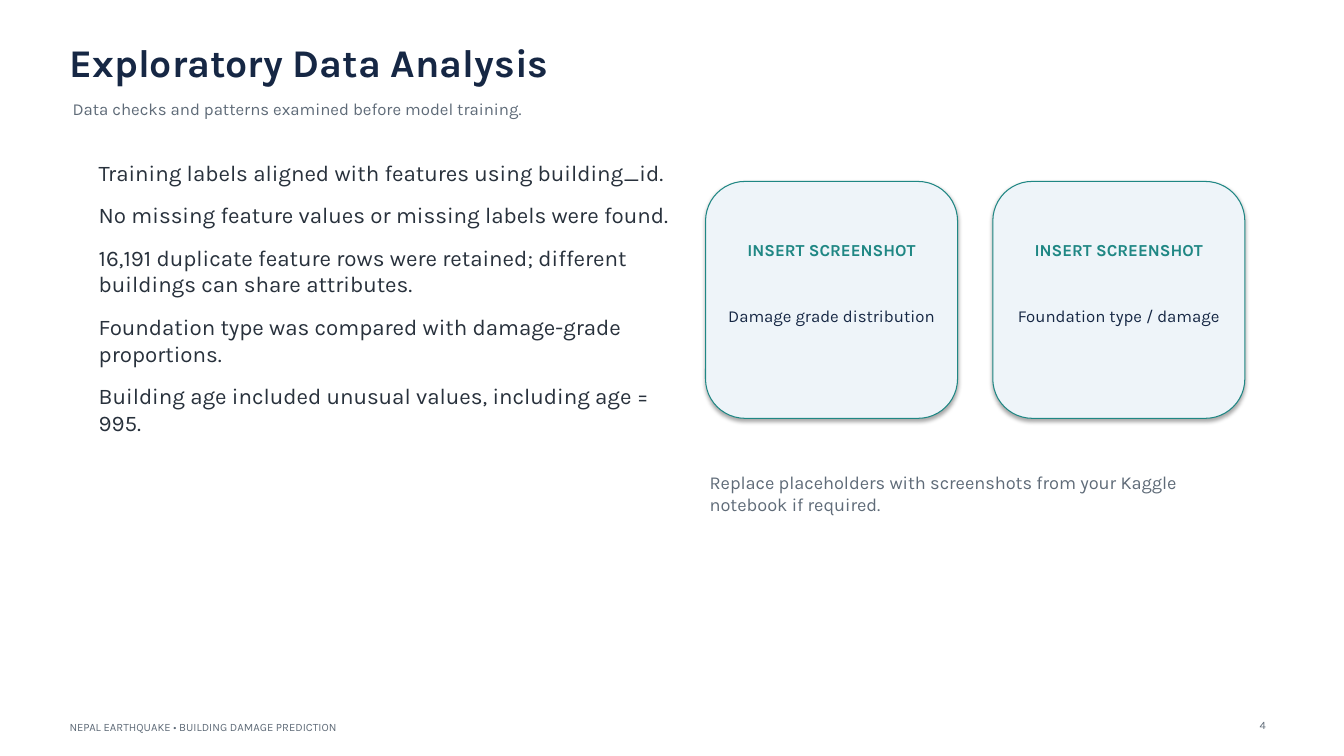
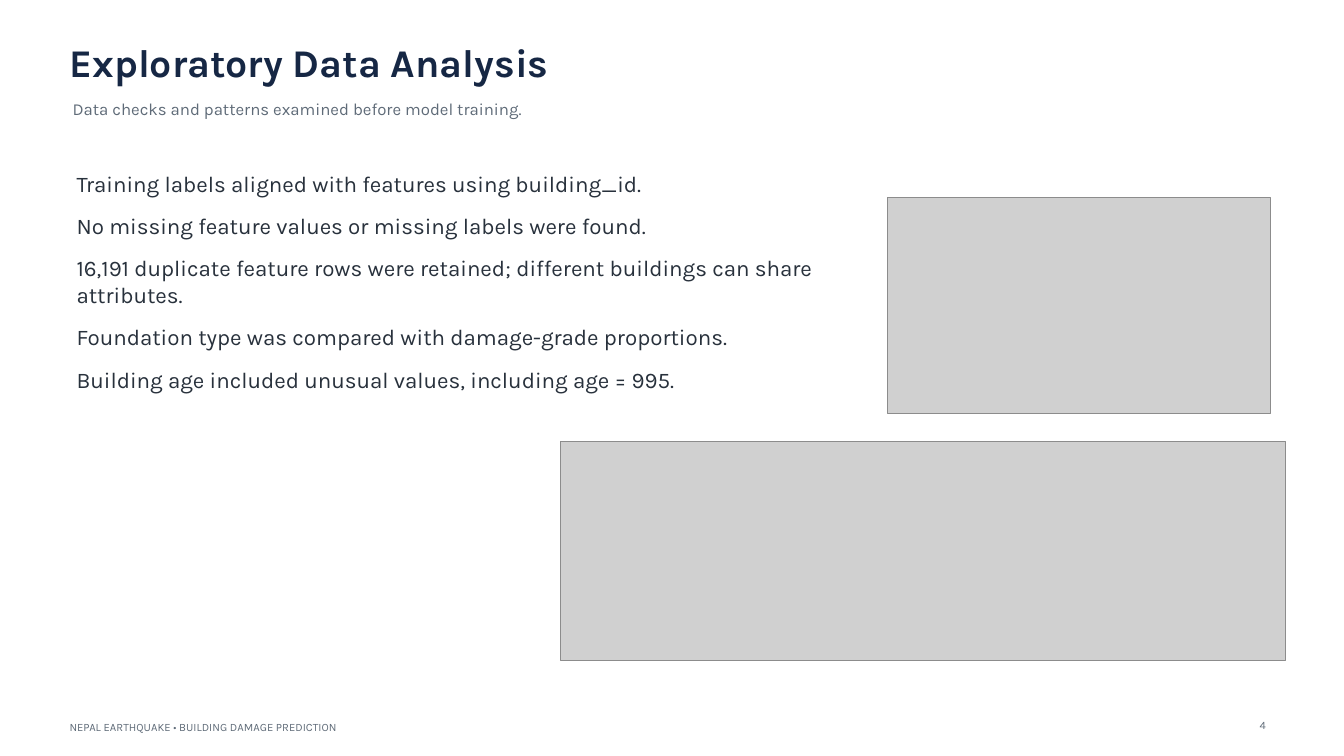
Before and after one commit to GGO4411/ML_Miniproject, a slide deck: slide 4 of Presentation.pptx. Drawn at 1344x756 pixels with LibreOffice and Linux fonts; fonts in the diff are those of the drawing; grey boxes stand for pictures. Boxes give left, top, right and bottom in pixels: in the first picture for what was removed or moved away, otherwise in the second. Text is boxed around its words. In the diff, an @@ line names an element or a change of style, - is before the commit and + after.

```diff
--- a/Presentation.pptx
+++ b/Presentation.pptx
@@ text "Training labels aligned with features ..." rewrapped from (x1=99, y1=165, x2=668, y2=432) to (x1=77, y1=176, x2=812, y2=394) @@
@@ rounded rectangle removed at (x1=706, y1=181, x2=958, y2=418) @@
@@ picture added at (x1=888, y1=198, x2=1270, y2=413) @@
@@ rounded rectangle removed at (x1=993, y1=181, x2=1245, y2=418) @@
@@ text removed at (x1=747, y1=245, x2=916, y2=257) @@
-INSERT SCREENSHOT
@@ text removed at (x1=1035, y1=245, x2=1203, y2=257) @@
-INSERT SCREENSHOT
@@ text removed at (x1=728, y1=310, x2=935, y2=326) @@
-Damage grade distribution
@@ text removed at (x1=1018, y1=310, x2=1219, y2=326) @@
-Foundation type / damage
@@ picture added at (x1=561, y1=442, x2=1286, y2=660) @@
@@ text removed at (x1=710, y1=476, x2=1177, y2=515) @@
-Replace placeholders with screenshots from your Kaggle notebook if required.
```
Also in this commit, not shown: 3 other slides changed, 2 slides added.
